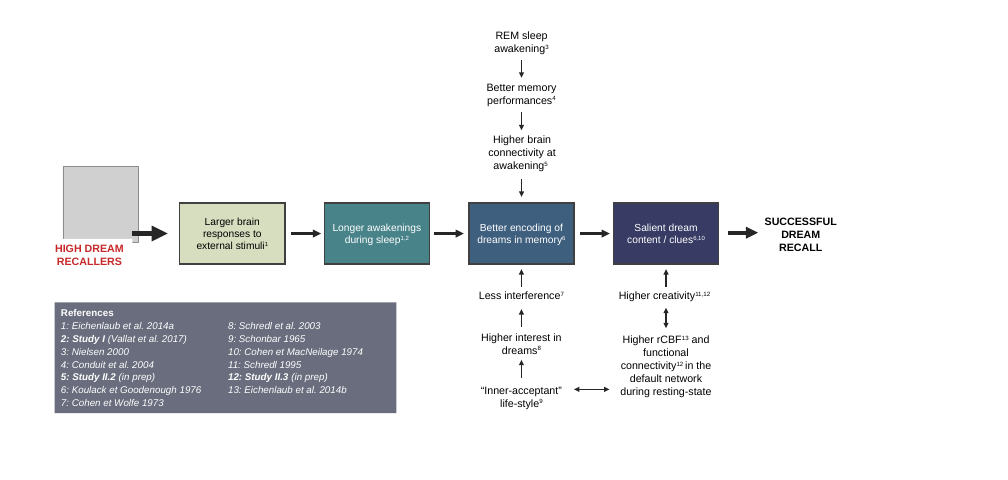
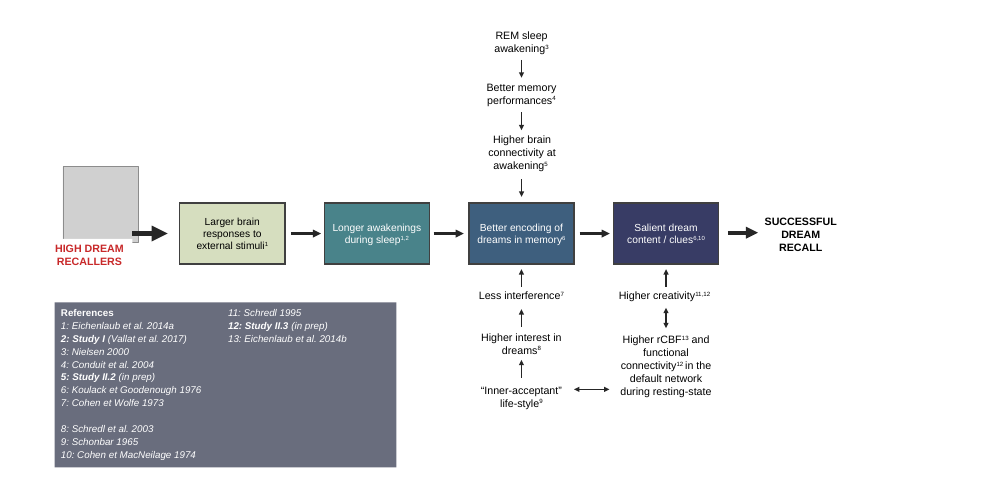
Before and after one commit to raphaelvallat/Thesis, a slide deck: slide 4 of Fig/Discussion/schema_dream_recall.pptx (slide 5 before the commit). Drawn at 1008x480 pixels with LibreOffice and Linux fonts; fonts in the diff are those of the drawing; grey boxes stand for pictures. Boxes give left, top, right and bottom in pixels: in the first picture for what was removed or moved away, otherwise in the second. Text is boxed around its words. In the diff, an @@ line names an element or a change of style, - is before the commit and + after.

```diff
--- a/Fig/Discussion/schema_dream_recall.pptx
+++ b/Fig/Discussion/schema_dream_recall.pptx
@@ rectangle "References": place and size @@
-rectangle "References" at [54, 302, 396, 413]
+rectangle "References" at [54, 302, 396, 467]
```
Also in this commit, not shown: 1 other slide changed, 2 slides removed, 8 other files.
